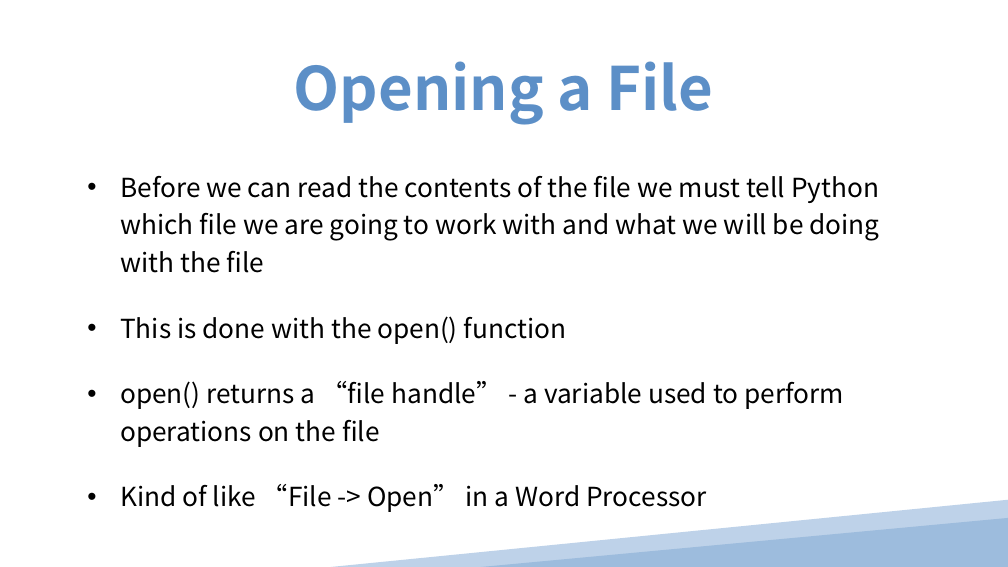
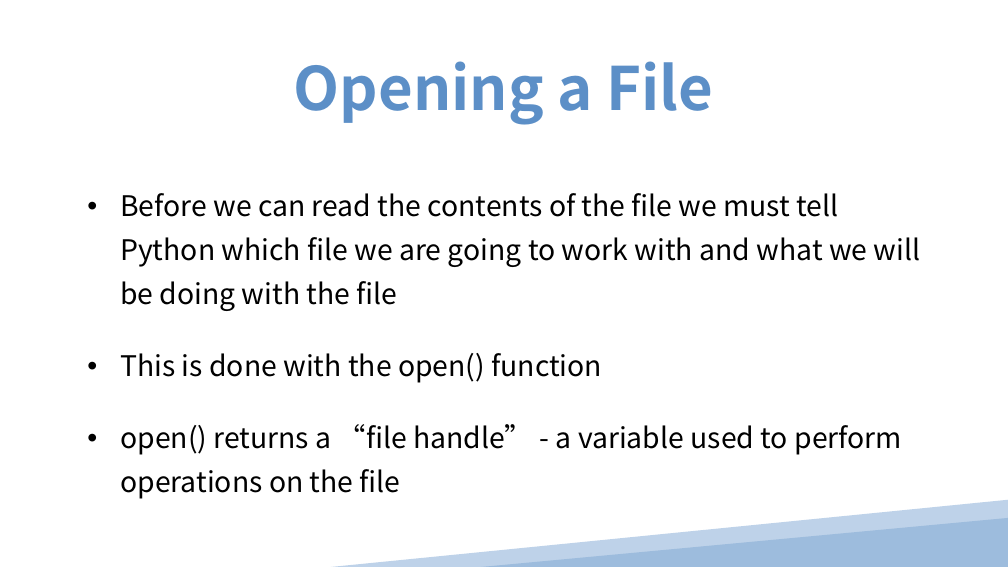
Before and after one commit to pinglee0/py, a slide deck: slide 2 of Chapter 10.ppt. Drawn at 1008x567 pixels with LibreOffice and Linux fonts; fonts in the diff are those of the drawing. Boxes give left, top, right and bottom in pixels: in the first picture for what was removed or moved away, otherwise in the second. Text is boxed around its words. In the diff, an @@ line names an element or a change of style, - is before the commit and + after.

```diff
--- a/Chapter 10.ppt
+++ b/Chapter 10.ppt
@@ text "Before we can read the ..." at <box>120,193,921,499</box>: size 33.3 to 36 pt; line spacing 1.2 to 1.3 @@
@@ text at <box>120,484,706,512</box>: paragraph removed @@
-• Kind of like “File -> Open” in a Word Processor
```
Also in this commit, not shown: 11 other slides changed, 21 other files.
